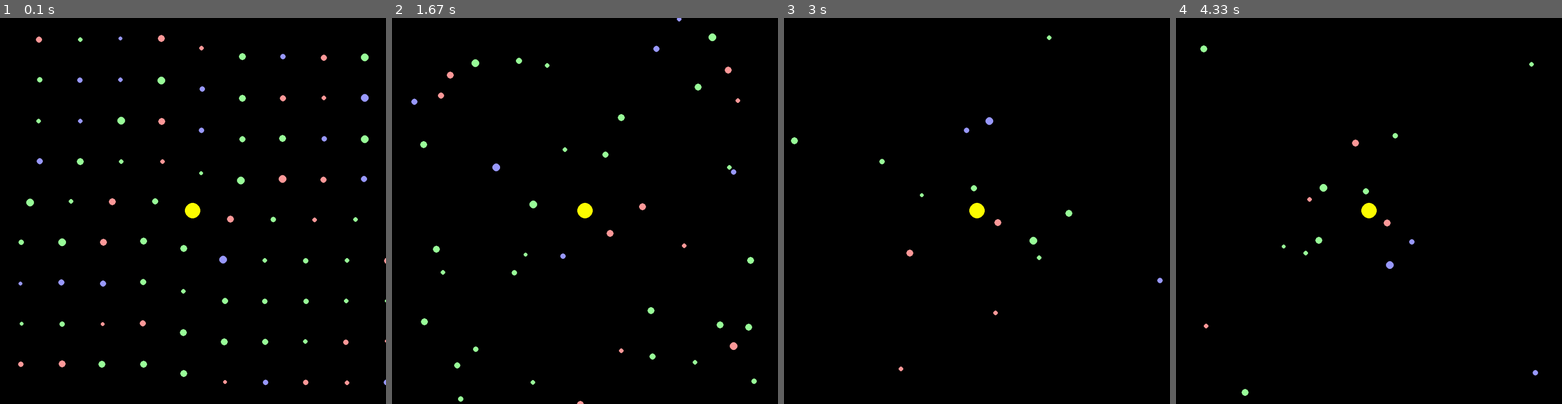
Above: before the commit, frames 1-4 (left to right).
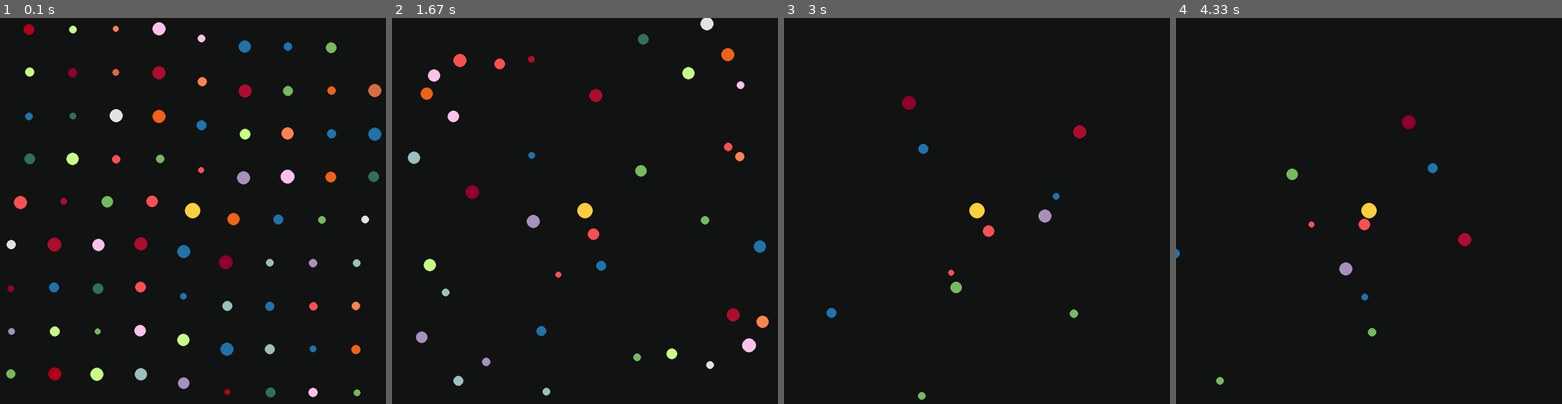
Above: after the commit, the same moments.

Repository: jmottster/newton
Game: pygame game, started from main.py
Two runs of this game, one before a commit and one after it. Both use one fixed random seed, a clock stepped at 60 frames per second and the inputs below.
Inputs:
- Up to frame 1 (0.1 s): no input
- Up to frame 2 (1.67 s): no input
- Up to frame 3 (3 s): no input
- Up to frame 4 (4.33 s): no input

The runs differ from the first frame. In frame 1, 6.2% of the frame differs, in the area x 1-100%, y 1-99%; in frame 2, 3.5%; in frame 3, 1.1%; in frame 4, 1.1%.

Commit message:
Various cosmetic changes

Diff:
--- a/globals.py
+++ b/globals.py
@@ -26,18 +26,42 @@
 TIMESCALE = 3600 * 24  # elapsed time per frame, in seconds
 SCREEN_SIZE = 1000  # Height and width of screen (square is best for orbits)
 SCALED_SCREEN_SIZE = (SCREEN_SIZE / SCALE_FACTOR) * AU  # Real height and width in AU
-BACKGROUND_COLOR = (0, 0, 0)  # screen background color
+BACKGROUND_COLOR = (19, 21, 21)  # screen background color
+# night black (19, 21, 21)
+# jet grey (43, 44, 40)
 
 # Vars for creating blobs somewhat randomly
-NUM_BLOBS = 90
-MIN_RADIUS = 5
-MAX_RADIUS = 10
+NUM_BLOBS = 80
+MIN_RADIUS = 8
+MAX_RADIUS = 18
 MIN_VELOCITY = 24.783 * 600
 MAX_VELOCITY = 28.783 * 600
-MIN_MASS = 3.30 * 10**23  # currently set with mass of Mercury
+MIN_MASS = 3.30 * 10**23 / 0.75  # currently set with 75% of mass of Mercury
 MAX_MASS = 5.9742 * 10**24  # currently set with mass of Earth
-CENTER_BLOB_MASS = 2.98892 * 10**29
-COLORS = [(155, 155, 255), (155, 255, 155), (255, 155, 155)]
+CENTER_BLOB_MASS = 2.98892 * 10**29  # currently set with mass of the sun
+CENTER_BLOB_RADIUS = 20
+CENTER_BLOB_COLOR = (255, 210, 63)
+
+COLORS = [
+    (221, 110, 66),
+    (33, 118, 174),
+    (51, 115, 87),
+    (147, 3, 46),
+    (255, 133, 82),
+    (230, 230, 230),
+    (157, 195, 194),
+    (171, 146, 191),
+    (255, 81, 84),
+    (59, 244, 251),
+    (202, 255, 138),
+    (177, 15, 46),
+    (35, 116, 171),
+    (120, 188, 97),
+    (179, 0, 27),
+    (255, 196, 235),
+    (242, 100, 25),
+    (20, 92, 158),
+]
 
 
 # TODO get this working, keep false for now
--- a/main.py
+++ b/main.py
@@ -37,7 +37,11 @@
     x = SCALED_SCREEN_SIZE / 2
     y = SCALED_SCREEN_SIZE / 2
 
-    blobs.append(MassiveBlob("sun", (255, 255, 0), 20, CENTER_BLOB_MASS, x, y, 0, 0))
+    blobs.append(
+        MassiveBlob(
+            "sun", CENTER_BLOB_COLOR, CENTER_BLOB_RADIUS, CENTER_BLOB_MASS, x, y, 0, 0
+        )
+    )
 
     # Spiral around the center in a square grid of partitions,
     # one partition at a time, to place the other blobs
--- a/massive_blob.py
+++ b/massive_blob.py
@@ -167,10 +167,10 @@
             ) / (self.mass + blob.mass)
 
             # some fake energy loss due to collision
-            self.vx = self.vx * 0.99
-            blob.vx = blob.vx * 0.99
-            self.vy = self.vy * 0.99
-            blob.vy = blob.vy * 0.99
+            self.vx = self.vx * 0.995
+            blob.vx = blob.vx * 0.995
+            self.vy = self.vy * 0.995
+            blob.vy = blob.vy * 0.995
 
     def gravitational_pull(self, blob, g):
         dx = blob.x - self.x
